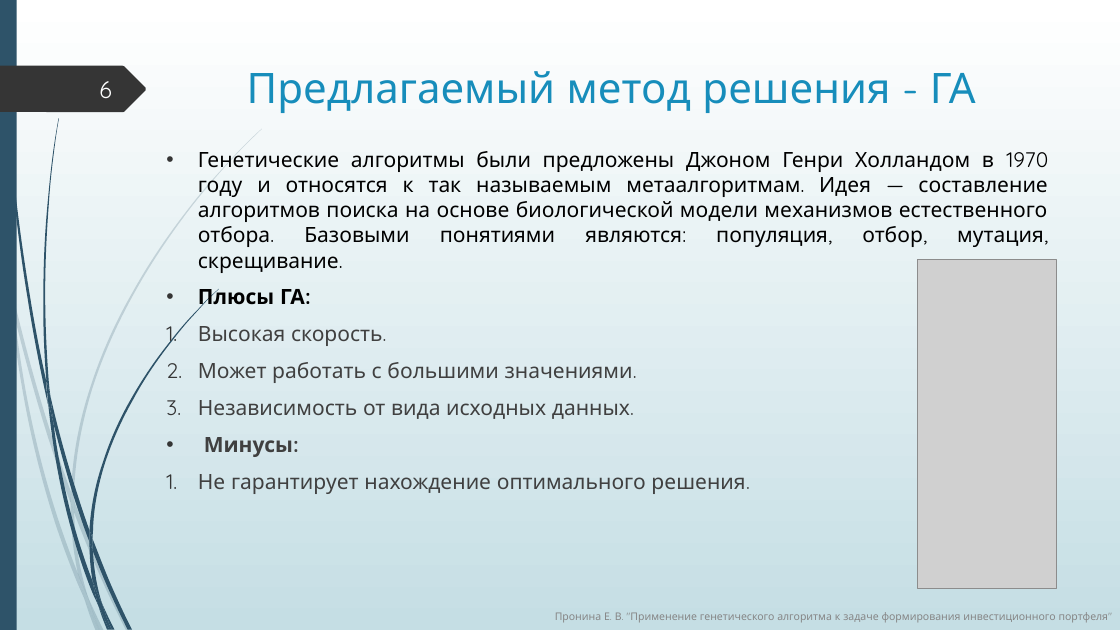
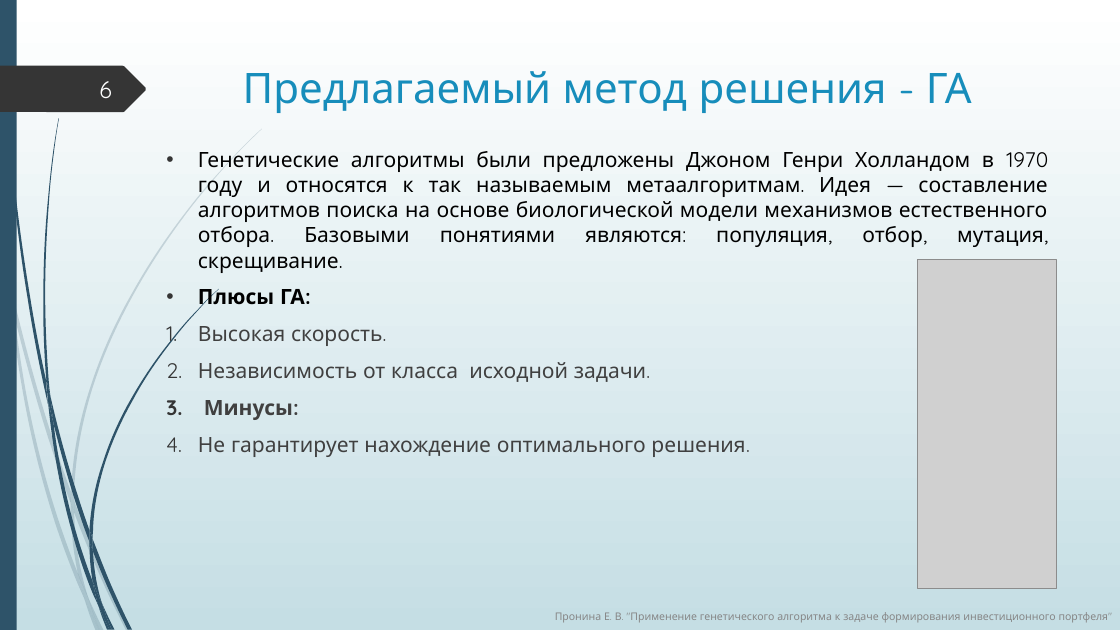
Before and after one commit to ElizJogar/Knapsack-Problems, a slide deck: slide 6 of diploma.pptx. Drawn at 1120x630 pixels with LibreOffice and Linux fonts; fonts in the diff are those of the drawing; grey boxes stand for pictures. Boxes give left, top, right and bottom in pixels: in the first picture for what was removed or moved away, otherwise in the second. Text is boxed around its words. In the diff, an @@ line names an element or a change of style, - is before the commit and + after.

```diff
--- a/diploma.pptx
+++ b/diploma.pptx
@@ title "Предлагаемый метод решения - ГА" at [243,71,972,113]: alignment left to centre @@
@@ text at [198,362,646,382]: text changed @@
-2. Может работать с большими значениями.
-3. Независимость от вида исходных данных.
+2. Независимость от класса исходной задачи.
@@ text at [204,400,293,420]: bullet • to 1. @@
```
Also in this commit, not shown: 6 other slides changed, 13 other files.
